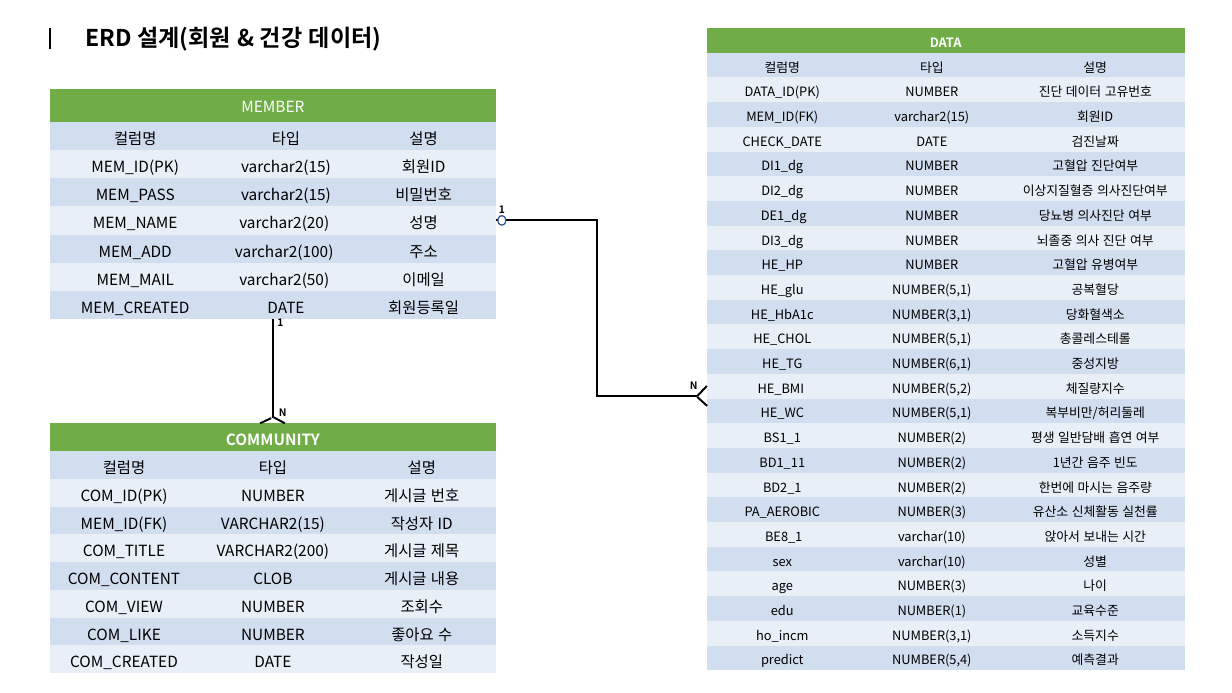
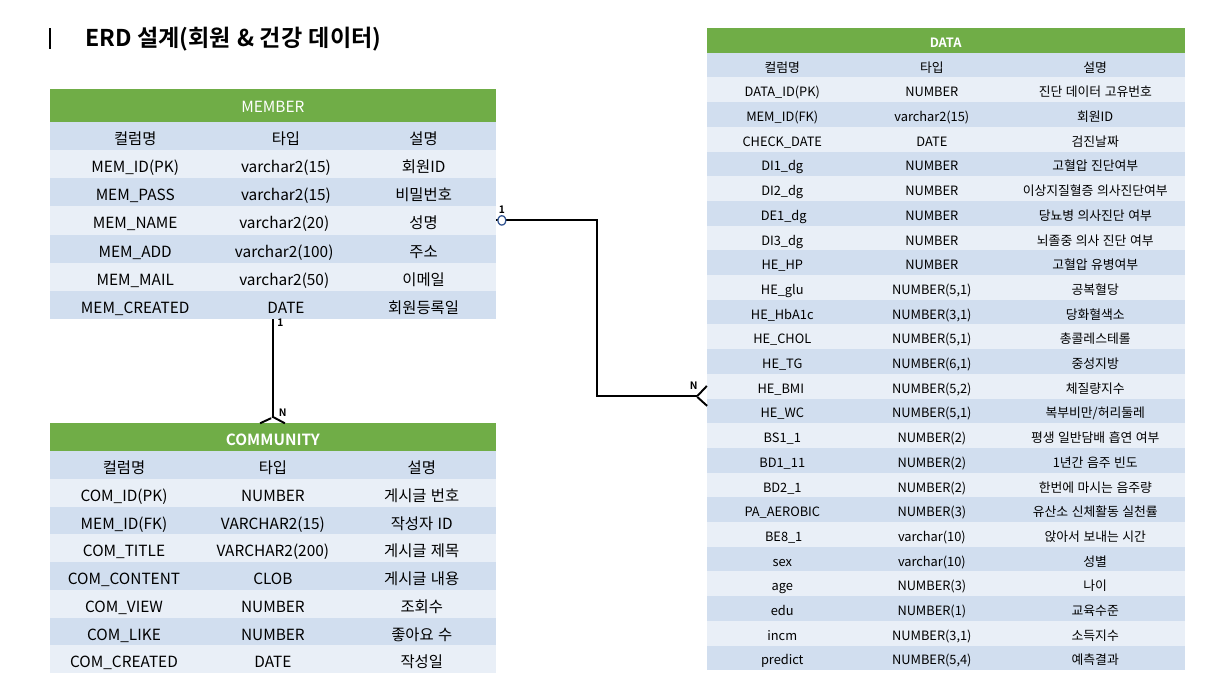
Before and after one commit to seongjun5517/PKNU_Project2, a slide deck: slide 1 of DB산출물/05_ERD.pptx. Drawn at 1232x693 pixels with LibreOffice and Linux fonts; fonts in the diff are those of the drawing. Boxes give left, top, right and bottom in pixels: in the first picture for what was removed or moved away, otherwise in the second. Text is boxed around its words. In the diff, an @@ line names an element or a change of style, - is before the commit and + after.

```diff
--- a/DB산출물/05_ERD.pptx
+++ b/DB산출물/05_ERD.pptx
@@ table at [707, 28, 1186, 671] @@
-row 25, column 1: ho_incm
+row 25, column 1: incm
```
Also in this commit, not shown: 12 other files.
